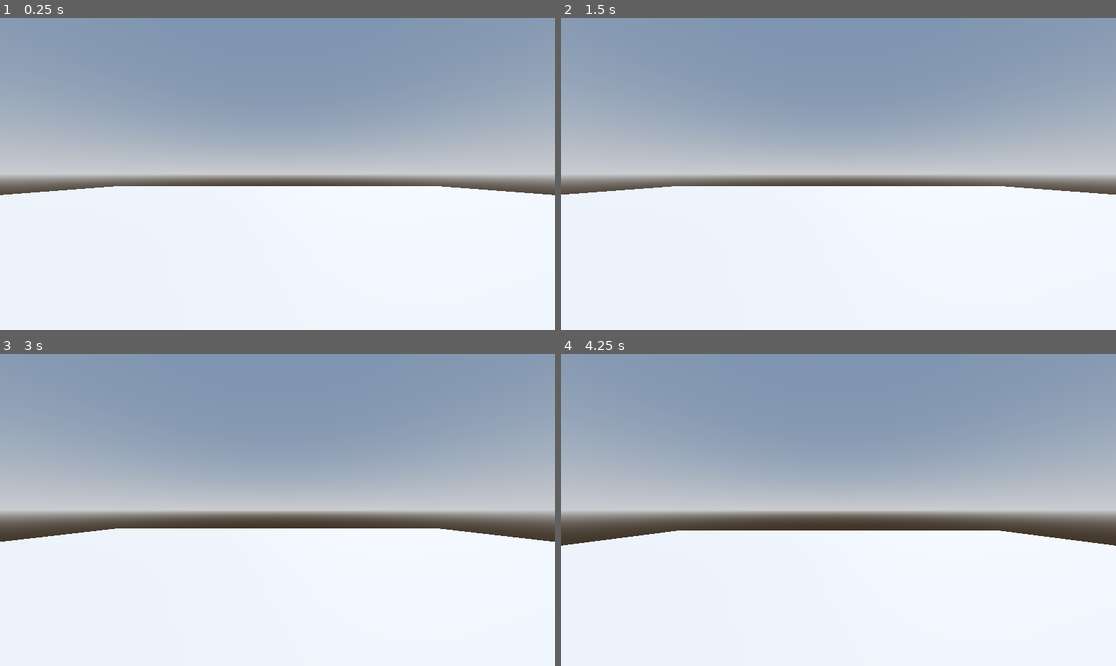
Above: before the commit, frames 1-4 (two rows, left to right).
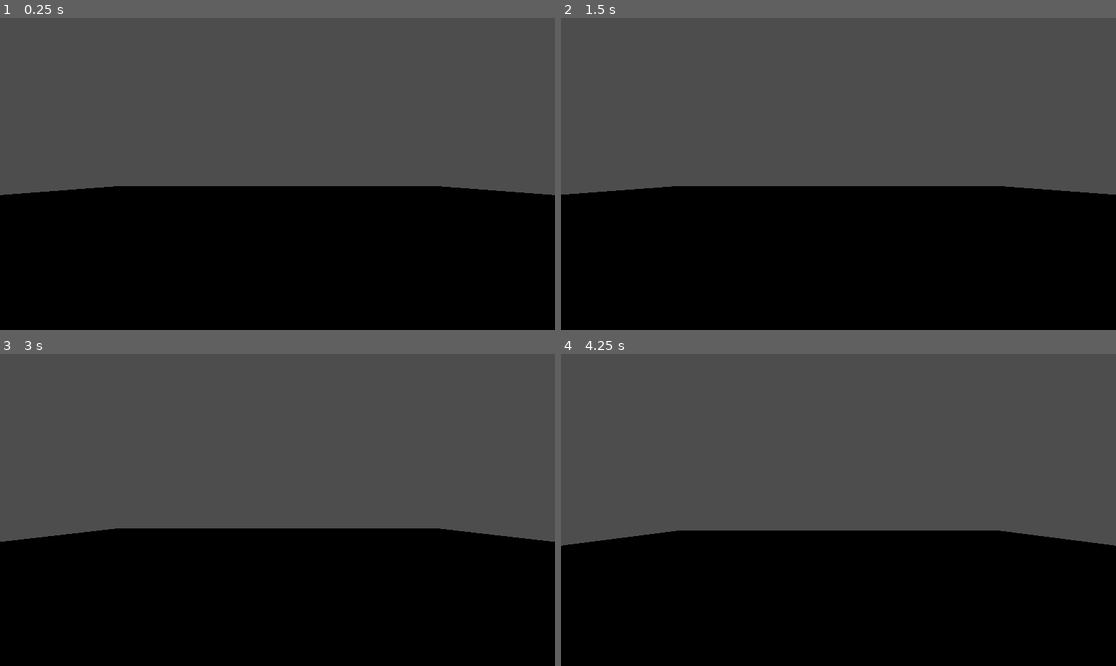
Above: after the commit, the same moments.

Repository: YvesPascalWecker/anti-fun
Game: Godot game, scene res://welt.tscn
Same seed, same stepped clock (60 frames per second), same inputs: the game is played once before the commit and once after it. Before the commit the project has no main scene; this scene is started directly in both runs.
Inputs (mouse positions are in pixels of both pictures, inside the frame that each line leads up to):
- Up to frame 1 (0.25 s): no input
- Up to frame 2 (1.5 s): tap Enter (ui_accept) at 0.5, 0.77 s; move the mouse to (866, 174) at 0.52 s; hold Up (ui_up) from 0.53 s (still down); move the mouse to (810, 174) at 1.27 s
- Up to frame 3 (3 s): keep holding Up (ui_up); tap Enter (ui_accept) at 1.52, 2.75 s; move the mouse to (288, 503) at 2.02 s; move the mouse to (271, 516) at 2.77 s
- Up to frame 4 (4.25 s): keep holding Up (ui_up); tap Enter (ui_accept) at 3.02, 3.77 s; move the mouse to (877, 513) at 3.52 s

The runs differ from the first frame. In frame 1, 99% of the frame differs, in the area x 0-100%, y 0-100%; in frame 2, 99%; in frame 3, 98%; in frame 4, 98%.

Commit message:
ADD: Enemy
Added an enemy prototype, that is able to see bodies within it´s field of view

Diff:
--- /dev/null
+++ b/enemy.tscn
@@ -0,0 +1,27 @@
+[gd_scene format=3 uid="uid://c5ap7hwv4kwbt"]
+
+[ext_resource type="Script" uid="uid://dtual2gubi1nq" path="res://visible/code/enemy.gd" id="1_7k104"]
+
+[sub_resource type="CapsuleShape3D" id="CapsuleShape3D_fb3t6"]
+
+[sub_resource type="CapsuleMesh" id="CapsuleMesh_7k104"]
+
+[sub_resource type="BoxShape3D" id="BoxShape3D_4gyqm"]
+
+[node name="Enemy" type="CharacterBody3D" unique_id=1845832126]
+transform = Transform3D(1, 0, 0, 0, 1, 0, 0, 0, 1, 0, 1.0246896, 0)
+script = ExtResource("1_7k104")
+
+[node name="CollisionShape3D" type="CollisionShape3D" parent="." unique_id=28007411]
+shape = SubResource("CapsuleShape3D_fb3t6")
+
+[node name="MeshInstance3D" type="MeshInstance3D" parent="." unique_id=1309260003]
+mesh = SubResource("CapsuleMesh_7k104")
+
+[node name="Area3D" type="Area3D" parent="." unique_id=1885043074]
+
+[node name="CollisionShape3D" type="CollisionShape3D" parent="Area3D" unique_id=1509430464]
+transform = Transform3D(5.303301, 5.303301, -4.651747e-08, 0, -3.278354e-07, -1.505, -5.303301, 5.303301, -4.651747e-08, 0, 0, 5.0982485)
+shape = SubResource("BoxShape3D_4gyqm")
+
+[connection signal="body_entered" from="Area3D" to="." method="_on_area_3d_body_entered"]
--- a/player.tscn
+++ b/player.tscn
@@ -1,31 +1,11 @@
 [gd_scene format=3 uid="uid://dk77cf05e0aqr"]
 
 [ext_resource type="Script" uid="uid://d1m8ryhw1ds6w" path="res://visible/code/player_controller.gd" id="1_4flbx"]
-
-[sub_resource type="ProceduralSkyMaterial" id="ProceduralSkyMaterial_4flbx"]
-sky_horizon_color = Color(0.66224277, 0.6717428, 0.6867428, 1)
-ground_horizon_color = Color(0.66224277, 0.6717428, 0.6867428, 1)
-
-[sub_resource type="Sky" id="Sky_onrkg"]
-sky_material = SubResource("ProceduralSkyMaterial_4flbx")
-
-[sub_resource type="Environment" id="Environment_i3pqv"]
-background_mode = 2
-sky = SubResource("Sky_onrkg")
-tonemap_mode = 2
-glow_enabled = true
 
 [sub_resource type="CapsuleShape3D" id="CapsuleShape3D_4flbx"]
 
 [node name="Player" type="CharacterBody3D" unique_id=327792399]
 script = ExtResource("1_4flbx")
-
-[node name="DirectionalLight3D" type="DirectionalLight3D" parent="." unique_id=1475244580]
-transform = Transform3D(-0.8660254, -0.43301278, 0.25, 0, 0.49999997, 0.86602545, -0.50000006, 0.75, -0.43301266, 0, 0, 0)
-shadow_enabled = true
-
-[node name="WorldEnvironment" type="WorldEnvironment" parent="." unique_id=185375551]
-environment = SubResource("Environment_i3pqv")
 
 [node name="PlayerCollision" type="CollisionShape3D" parent="." unique_id=1635577856]
 shape = SubResource("CapsuleShape3D_4flbx")
--- a/project.godot
+++ b/project.godot
@@ -11,6 +11,7 @@
 [application]
 
 config/name="AntiFun"
+run/main_scene="uid://sb87gk6wv43n"
 config/features=PackedStringArray("4.6", "Forward Plus")
 config/icon="res://icon.svg"
 
--- /dev/null
+++ b/visible/code/enemy.gd
@@ -0,0 +1,28 @@
+extends CharacterBody3D
+
+
+const SPEED = 5.0
+const JUMP_VELOCITY = 4.5
+
+
+func _physics_process(delta: float) -> void:
+	# Add the gravity.
+	if not is_on_floor():
+		velocity += get_gravity() * delta
+
+	# Get the input direction and handle the movement/deceleration.
+	# As good practice, you should replace UI actions with custom gameplay actions.
+	var input_dir := Input.get_vector("ui_left", "ui_right", "ui_up", "ui_down")
+	var direction := (transform.basis * Vector3(input_dir.x, 0, input_dir.y)).normalized()
+	if direction:
+		velocity.x = direction.x * SPEED
+		velocity.z = direction.z * SPEED
+	else:
+		velocity.x = move_toward(velocity.x, 0, SPEED)
+		velocity.z = move_toward(velocity.z, 0, SPEED)
+
+	move_and_slide()
+
+
+func _on_area_3d_body_entered(body: Node3D) -> void:
+	pass # Replace with function body.
Not shown, added: visible/code/enemy.gd.uid
